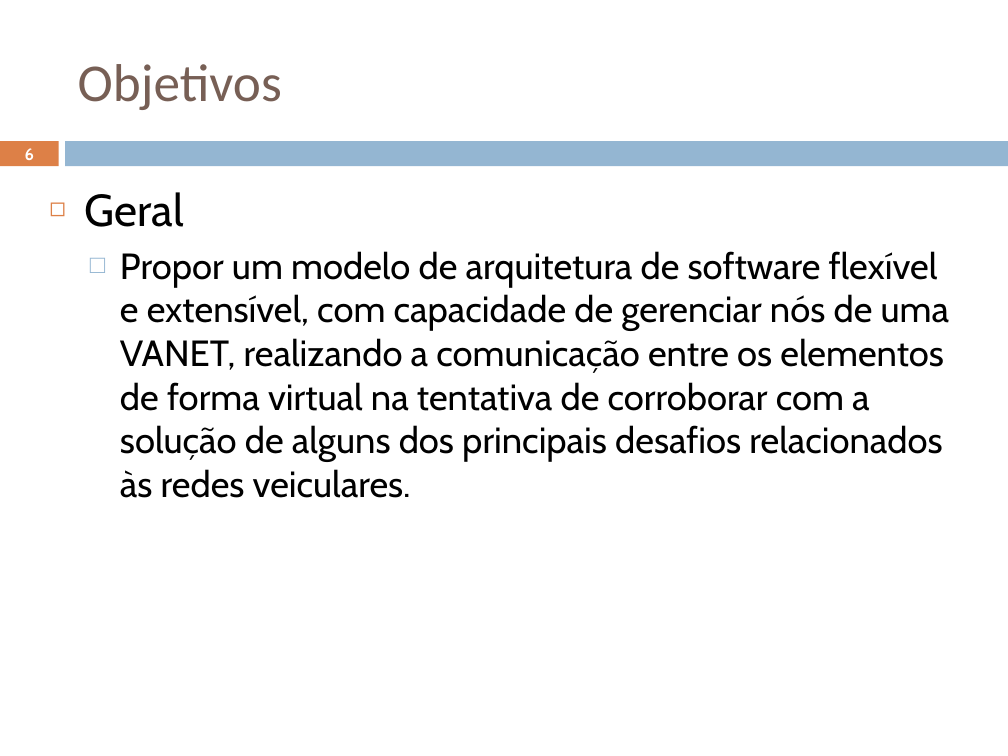
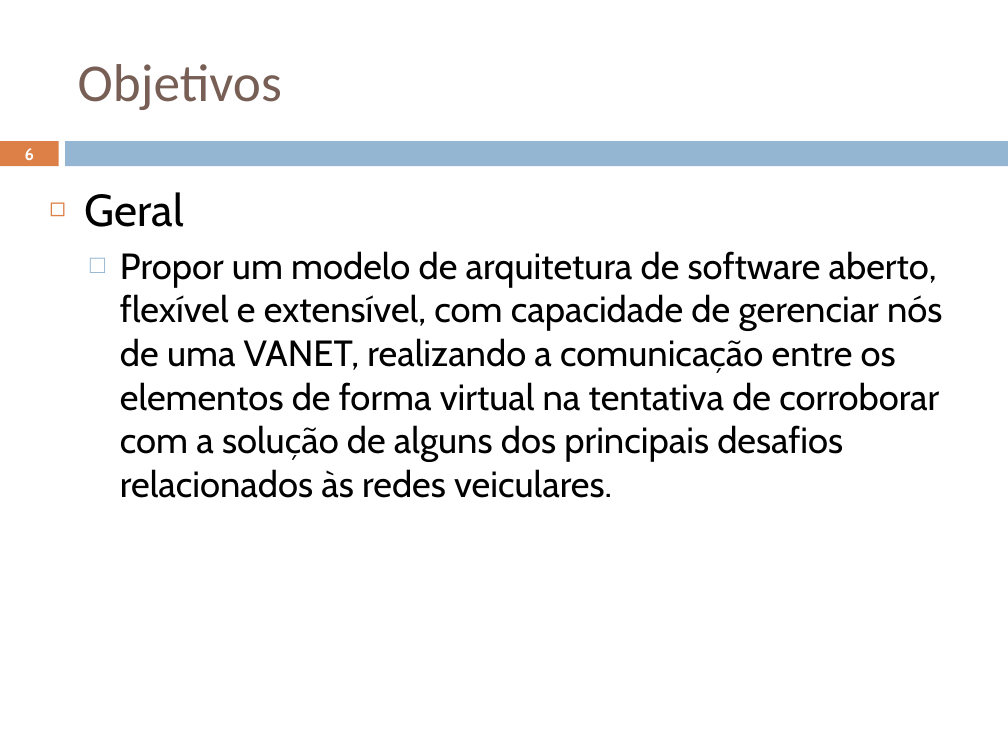
Before and after one commit to geoleite/Mestrado, a slide deck: slide 6 of Apresentacao/ApresentaçãoV1.pptx. Drawn at 1008x756 pixels with LibreOffice and Linux fonts; fonts in the diff are those of the drawing. Boxes give left, top, right and bottom in pixels: in the first picture for what was removed or moved away, otherwise in the second. Text is boxed around its words. In the diff, an @@ line names an element or a change of style, - is before the commit and + after.

Commit message:
versão ppt

```diff
--- a/Apresentacao/ApresentaçãoV1.pptx
+++ b/Apresentacao/ApresentaçãoV1.pptx
@@ text at (x1=120, y1=251, x2=942, y2=498): text changed @@
-  □ Propor um modelo de arquitetura de software flexível e extensível, com capacidade de gerenciar nós de uma VANET, realizando a comunicação entre os elementos de forma virtual na tentativa de corroborar com a solução de alguns dos principais desafios relacionados às redes veiculares.
+  □ Propor um modelo de arquitetura de software aberto, flexível e extensível, com capacidade de gerenciar nós de uma VANET, realizando a comunicação entre os elementos de forma virtual na tentativa de corroborar com a solução de alguns dos principais desafios relacionados às redes veiculares.
```
Also in this commit, not shown: 1 other file.
